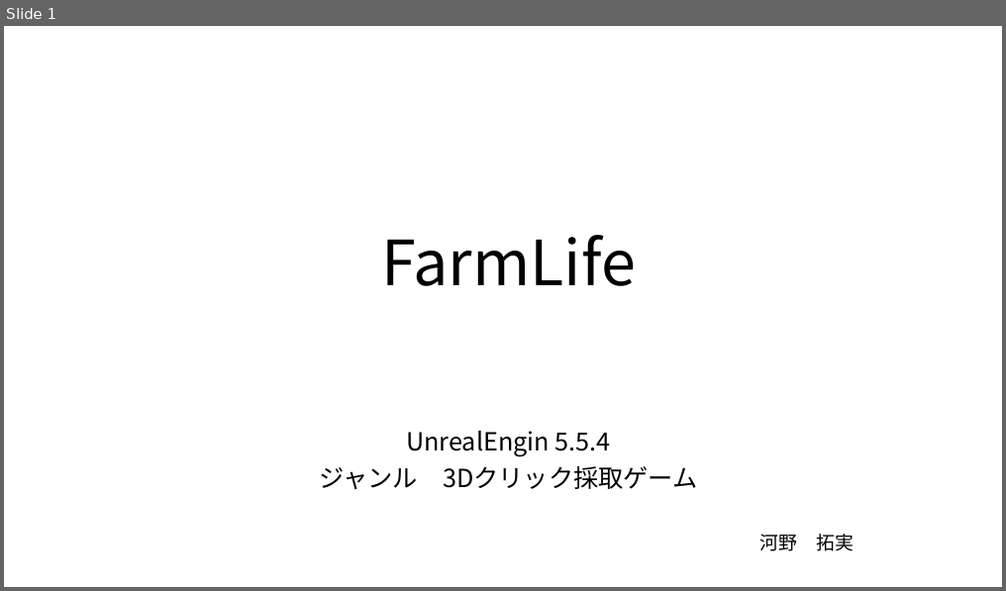
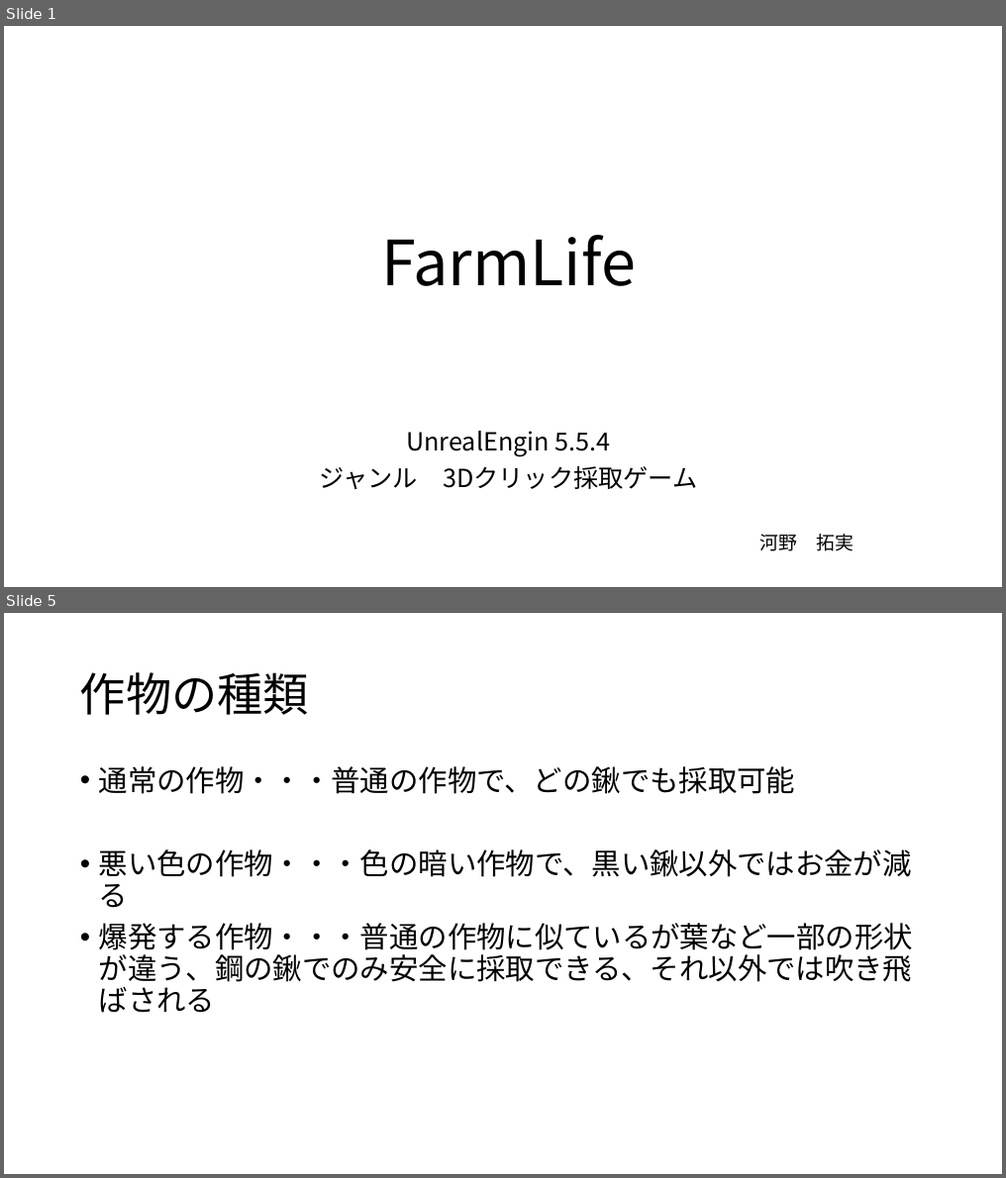
Before and after one commit to KawanoTakumi/FarmLife, a slide deck: FarmLife_企画.pptx. Shown one above the other, each under a label of ours: slide 1 before the commit, slides 1 and 5 after it; the slides between them are not shown. The pictures are 1006x591 and 1006x1178 pixels, drawn with LibreOffice and Linux fonts; fonts in the diff are those of the drawing. Boxes give left, top, right and bottom in pixels: in the first picture for what was removed or moved away, otherwise in the second. Text is boxed around its words. In the diff, an @@ line names an element or a change of style, - is before the commit and + after.

```diff
--- a/FarmLife_企画.pptx
+++ b/FarmLife_企画.pptx
@@ slide 5 added at box(4, 613, 1002, 1174), background #FFFFFF @@
@@ title added at box(80, 672, 309, 715), 44 pt, text #000000 @@
+作物の種類
@@ text added at box(99, 766, 913, 1013), 28 pt, text #000000 @@
+• 通常の作物・・・普通の作物で、どの鍬でも採取可能
+• 悪い色の作物・・・色の暗い作物で、黒い鍬以外ではお金が減る
+• 爆発する作物・・・普通の作物に似ているが葉など一部の形状が違う、鋼の鍬でのみ安全に採取できる、それ以外では吹き飛ばされる
```
Also in this commit, not shown: 4 slides changed, 1 other slide added, 4 other files.
